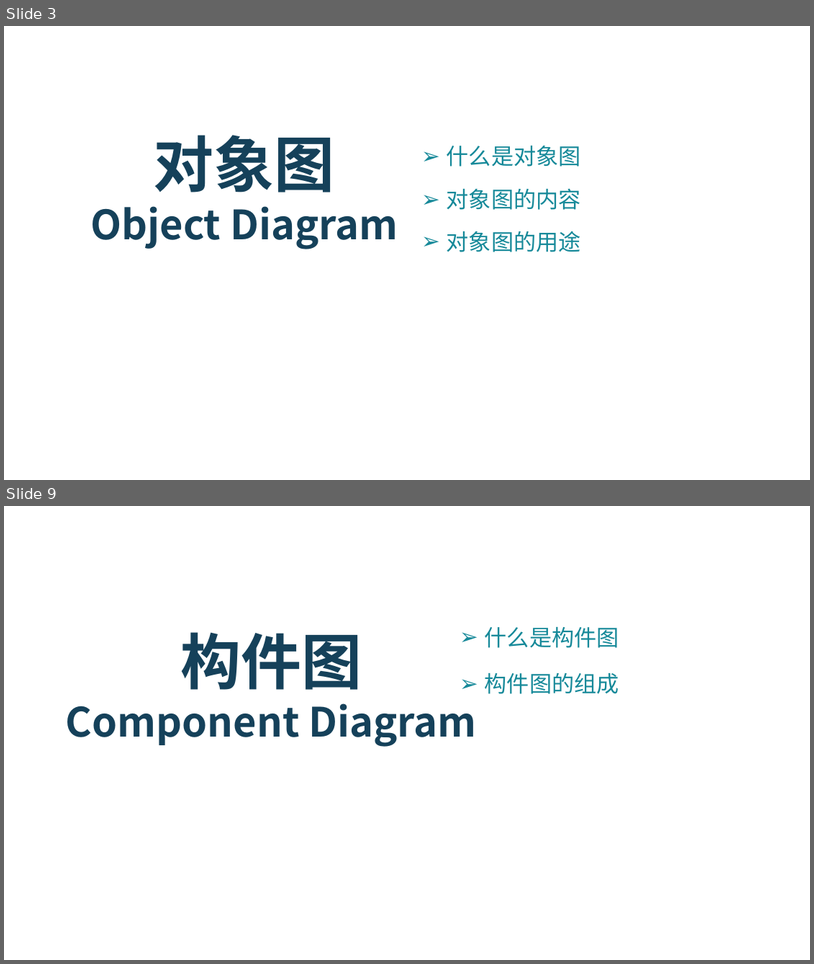
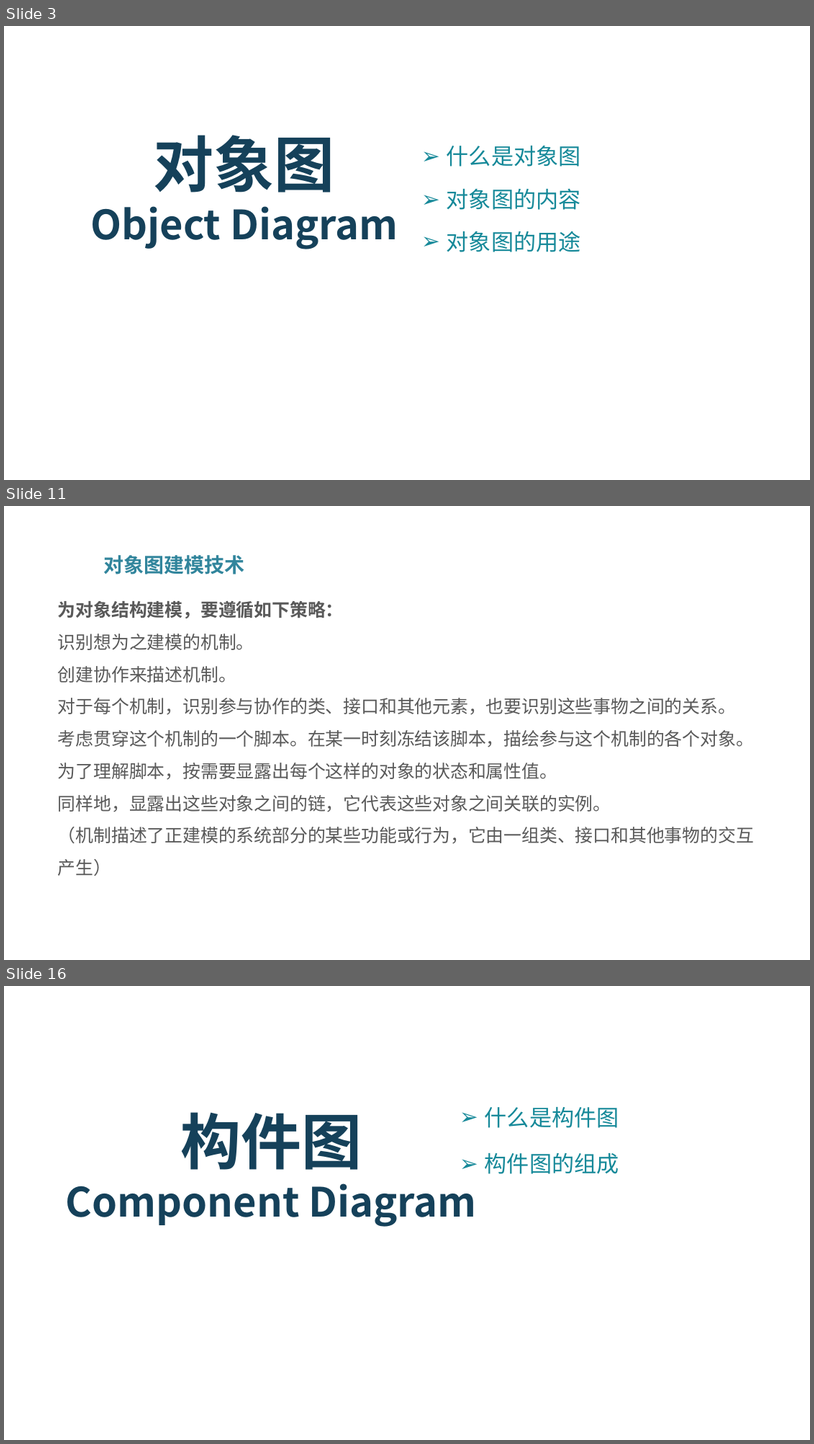
Before and after one commit to PRD2018-G03/PRD2018-G03-SoftwareEngineeringProject, a slide deck: PPT模板及制作/UML基础III翻转PPT.pptx. Shown one above the other, each under a label of ours: slides 3 and 9 before the commit, slides 3, 11 and 16 after it; the slides between them are not shown. The pictures are 814x964 and 814x1444 pixels, drawn with LibreOffice and Linux fonts; fonts in the diff are those of the drawing; background and template pictures are left out. Boxes give left, top, right and bottom in pixels: in the first picture for what was removed or moved away, otherwise in the second. Text is boxed around its words. In the diff, an @@ line names an element or a change of style, - is before the commit and + after.

```diff
--- a/PPT模板及制作/UML基础III翻转PPT.pptx
+++ b/PPT模板及制作/UML基础III翻转PPT.pptx
@@ slide 11 added at (4, 506, 810, 960), background picture (left out) @@
@@ text added at (104, 555, 245, 574), 18 pt, text #31859C, bold @@
+对象图建模技术
@@ text added at (58, 601, 754, 875), 16 pt, text #595959 @@
+为对象结构建模，要遵循如下策略：
+识别想为之建模的机制。
+创建协作来描述机制。
+对于每个机制，识别参与协作的类、接口和其他元素，也要识别这些事物之间的关系。
+考虑贯穿这个机制的一个脚本。在某一时刻冻结该脚本，描绘参与这个机制的各个对象。
+为了理解脚本，按需要显露出每个这样的对象的状态和属性值。
+同样地，显露出这些对象之间的链，它代表这些对象之间关联的实例。
+（机制描述了正建模的系统部分的某些功能或行为，它由一组类、接口和其他事物的交互产生）
@@ what was slide 9 is now slide 16 @@
```
Also in this commit, not shown: 21 slides changed, 14 other slides added, 1 slide removed.
